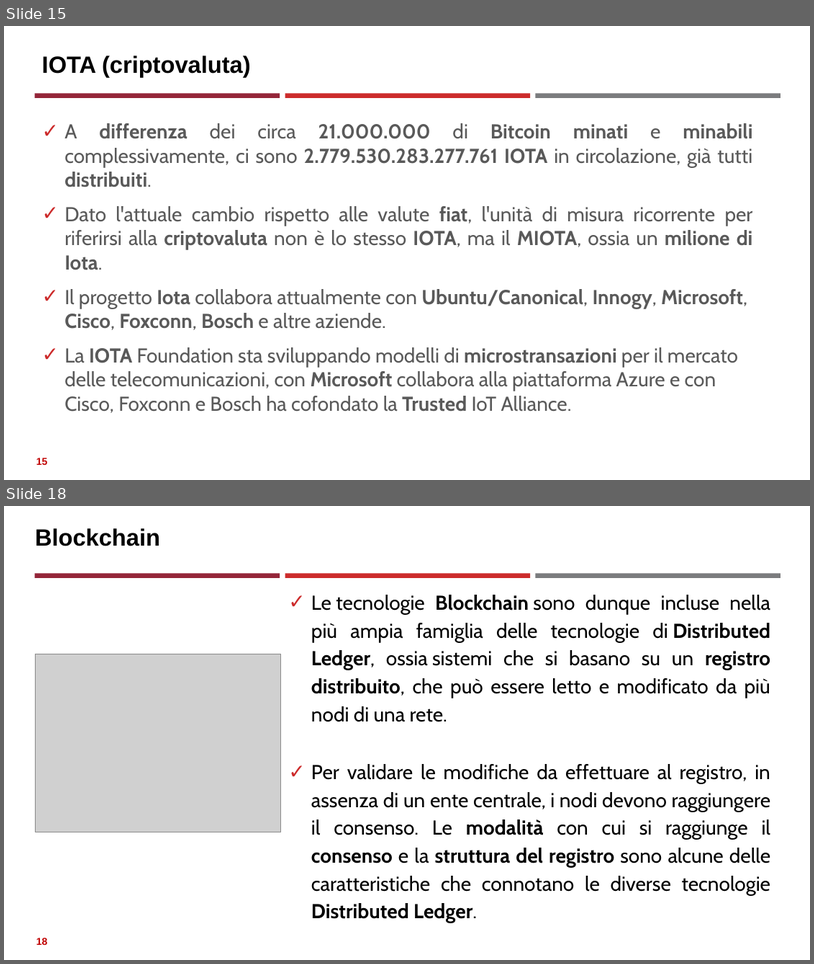
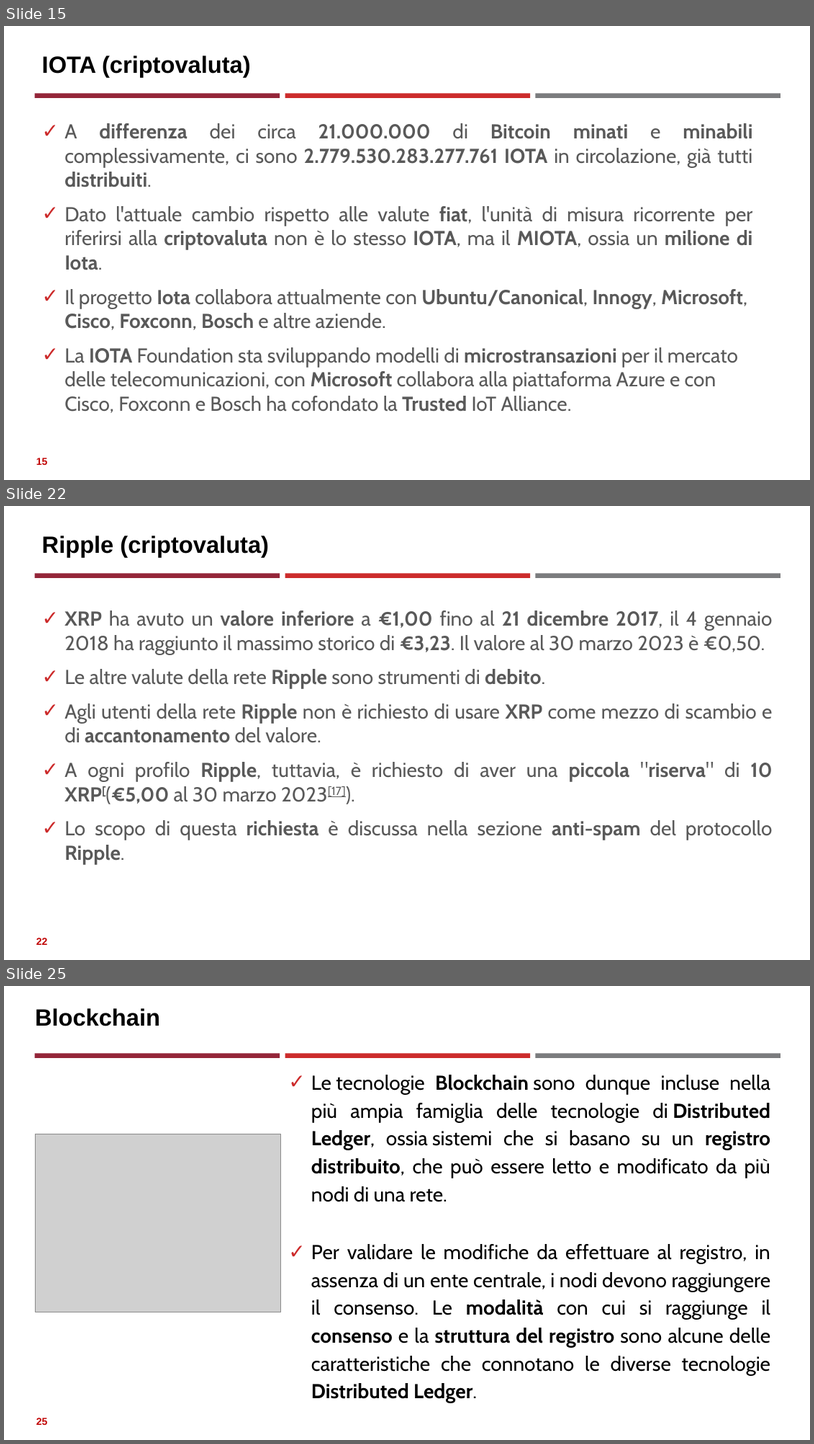
Before and after one commit to neural1977/data_science_interview_material, a slide deck: Assicurazioni/Distributed Ledger Technology_ita.pptx. Shown one above the other, each under a label of ours: slides 15 and 18 before the commit, slides 15, 22 and 25 after it; the slides between them are not shown. The pictures are 814x964 and 814x1444 pixels, drawn with LibreOffice and Linux fonts; fonts in the diff are those of the drawing; grey boxes stand for pictures. Boxes give left, top, right and bottom in pixels: in the first picture for what was removed or moved away, otherwise in the second. Text is boxed around its words. In the diff, an @@ line names an element or a change of style, - is before the commit and + after.

```diff
--- a/Assicurazioni/Distributed Ledger Technology_ita.pptx
+++ b/Assicurazioni/Distributed Ledger Technology_ita.pptx
@@ slide 22 added at (4, 506, 810, 960), background #FFFFFF; not listed: 3 template elements that a slide beside it also shows @@
@@ title added at (42, 536, 269, 557), 28 pt, text #000000, bold @@
+Ripple (criptovaluta)
@@ text added at (64, 610, 773, 864), 24 pt, text #595959 @@
+✓ XRP ha avuto un valore inferiore a €1,00 fino al 21 dicembre 2017, il 4 gennaio 2018 ha raggiunto il massimo storico di €3,23. Il valore al 30 marzo 2023 è €0,50.
+✓ Le altre valute della rete Ripple sono strumenti di debito.
+✓ Agli utenti della rete Ripple non è richiesto di usare XRP come mezzo di scambio e di accantonamento del valore.
+✓ A ogni profilo Ripple, tuttavia, è richiesto di aver una piccola "riserva" di 10 XRP[(€5,00 al 30 marzo 2023[17]).
+✓ Lo scopo di questa richiesta è discussa nella sezione anti-spam del protocollo Ripple.
@@ page number added at (36, 937, 48, 944), 12 pt, text #C00000, bold @@
+22
@@ what was slide 18 is now slide 25 @@
@@ page number at (36, 1417, 48, 1424): text changed @@
-18
+25
```
Also in this commit, not shown: 2 slides changed, 6 other slides added.
